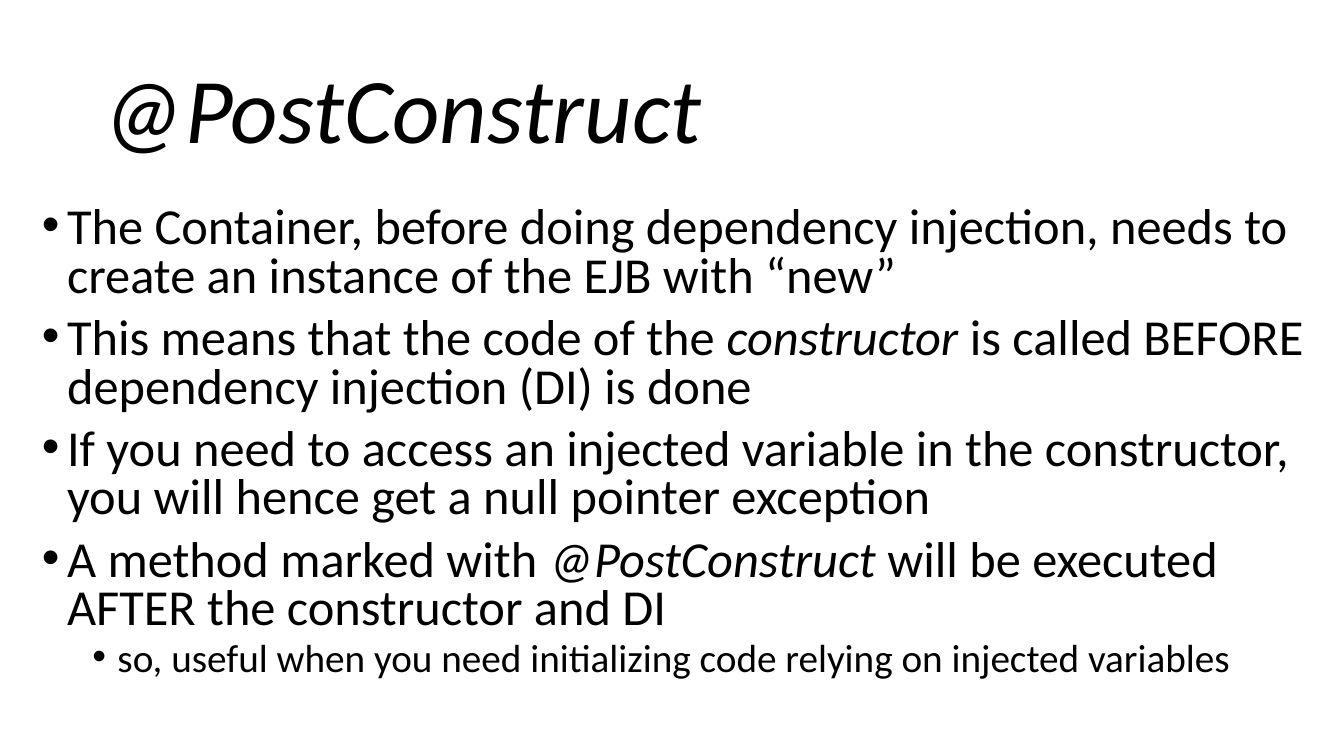
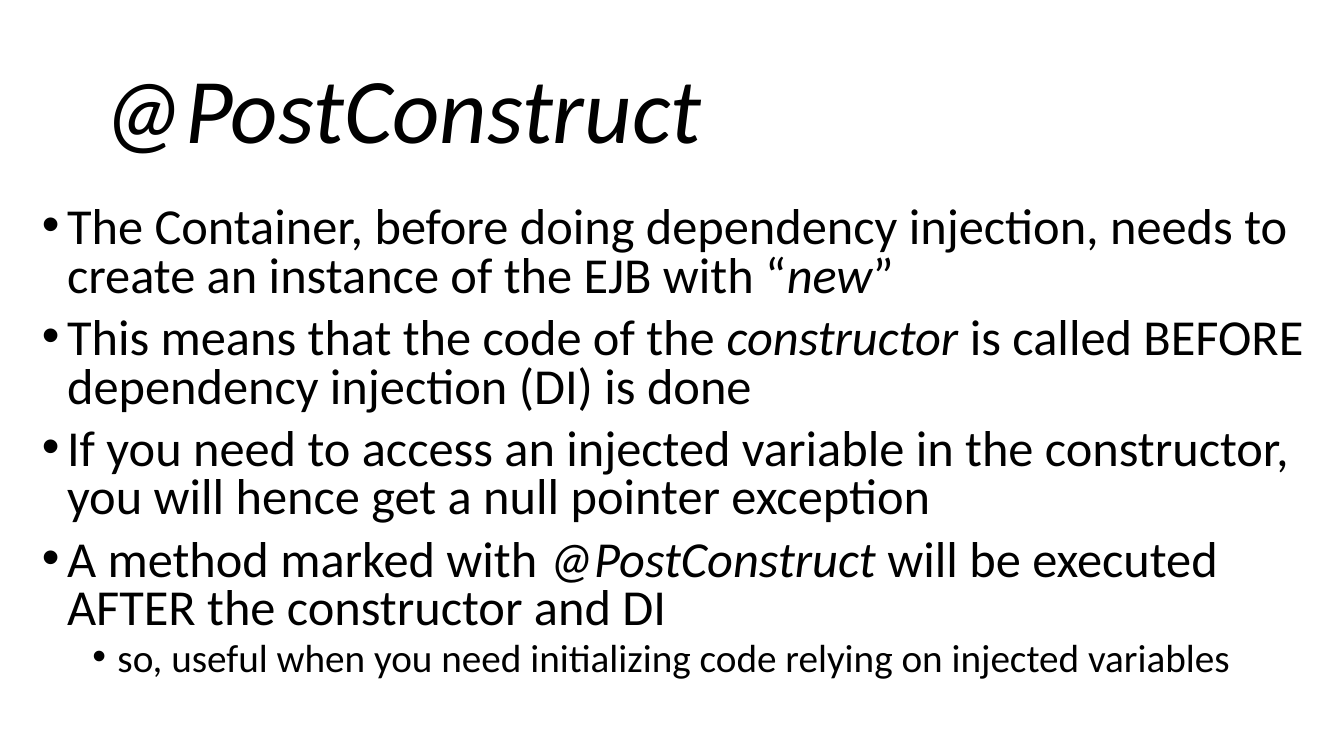
Before and after one commit to arcuri82/testing_security_development_enterprise_systems, a slide deck: slide 8 of doc/intro/slides/lesson_05_ejb.pptx. Drawn at 1344x756 pixels with LibreOffice and Linux fonts; fonts in the diff are those of the drawing. Boxes give left, top, right and bottom in pixels: in the first picture for what was removed or moved away, otherwise in the second. Text is boxed around its words. In the diff, an @@ line names an element or a change of style, - is before the commit and + after.

```diff
--- a/doc/intro/slides/lesson_05_ejb.pptx
+++ b/doc/intro/slides/lesson_05_ejb.pptx
@@ text at box(67, 209, 1287, 294): italic on in "“new”" @@
```
Also in this commit, not shown: 3 other slides changed, 5 slides removed, 4 other files.
